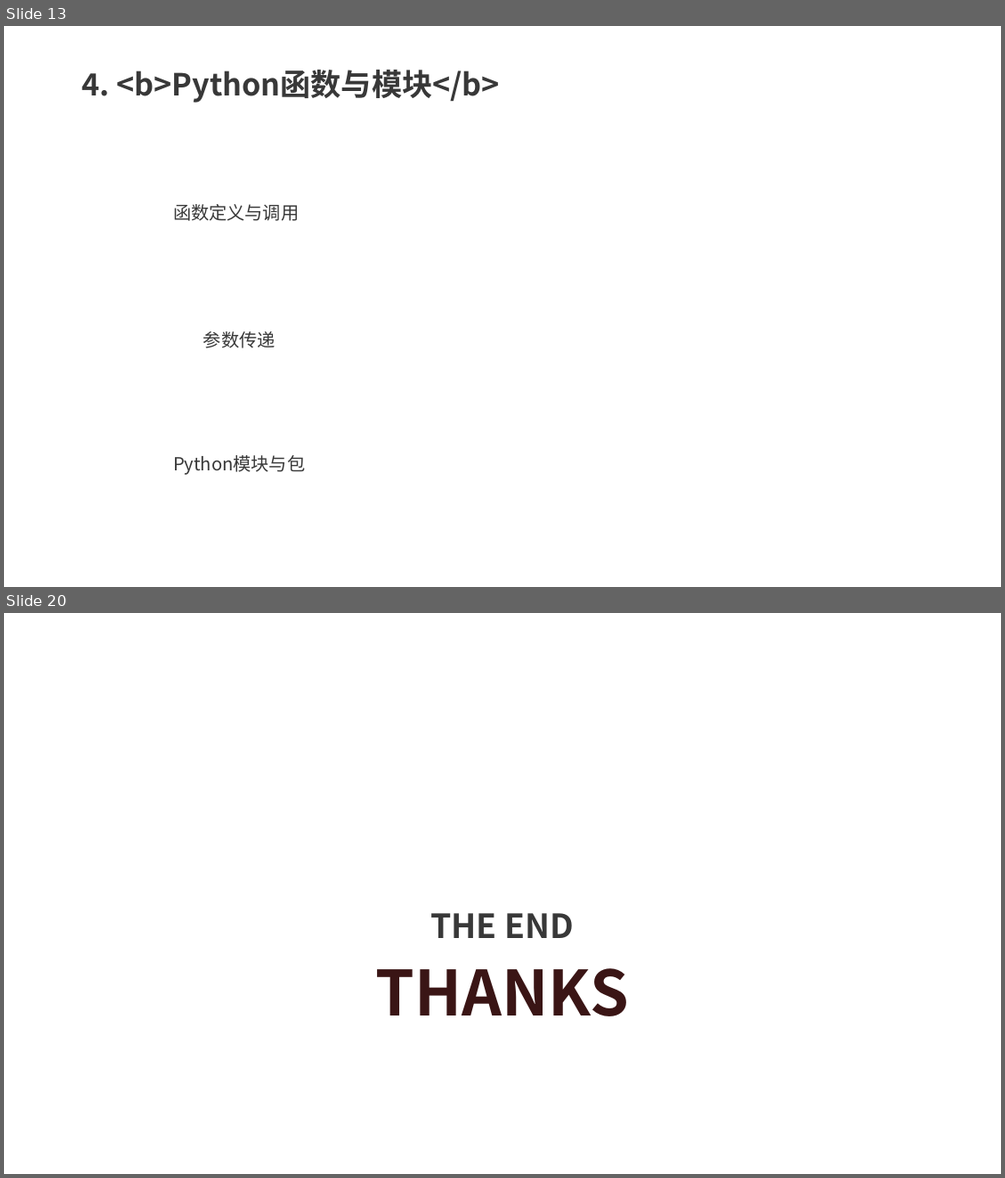
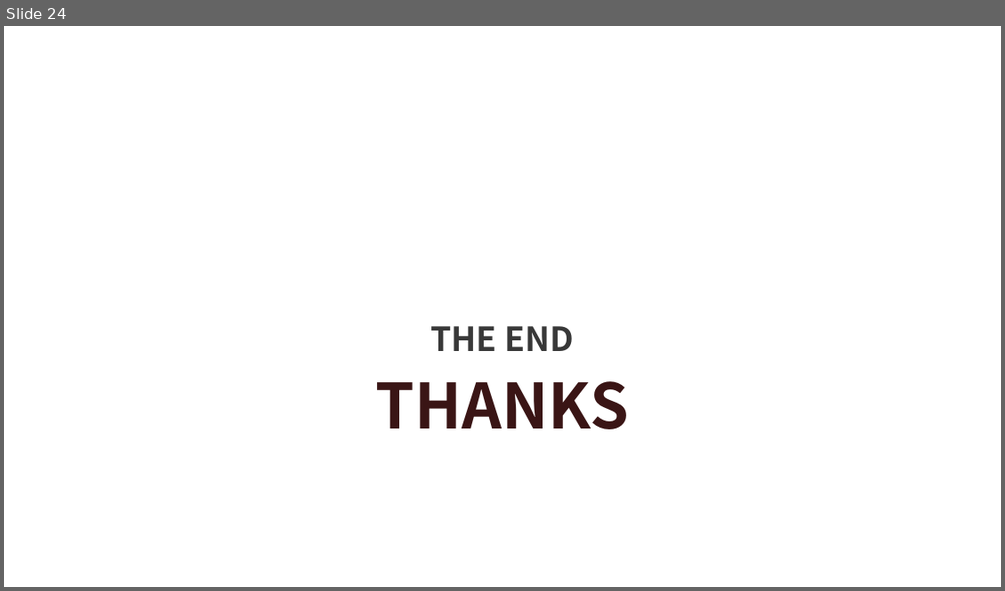
Before and after one commit to xws117/Bilibili-tutorial, a slide deck: MPI.pptx. Shown one above the other, each under a label of ours: slides 13 and 20 before the commit, slide 24 after it; the slides between them are not shown. The pictures are 1005x1178 and 1005x591 pixels, drawn with LibreOffice and Linux fonts; fonts in the diff are those of the drawing; background and template pictures are left out. Boxes give left, top, right and bottom in pixels: in the first picture for what was removed or moved away, otherwise in the second. Text is boxed around its words. In the diff, an @@ line names an element or a change of style, - is before the commit and + after.

```diff
--- a/MPI.pptx
+++ b/MPI.pptx
@@ slide 13 removed at box(4, 26, 1001, 587), background picture (left out) @@
@@ text removed at box(81, 70, 500, 103) @@
-4. <b>Python函数与模块</b>
@@ text removed at box(173, 204, 299, 221) @@
-函数定义与调用
@@ text removed at box(203, 331, 275, 348) @@
-参数传递
@@ text removed at box(173, 455, 305, 475) @@
-Python模块与包
@@ what was slide 20 is now slide 24 @@
```
Also in this commit, not shown: 4 slides changed, 11 slides added, 6 other slides removed.
